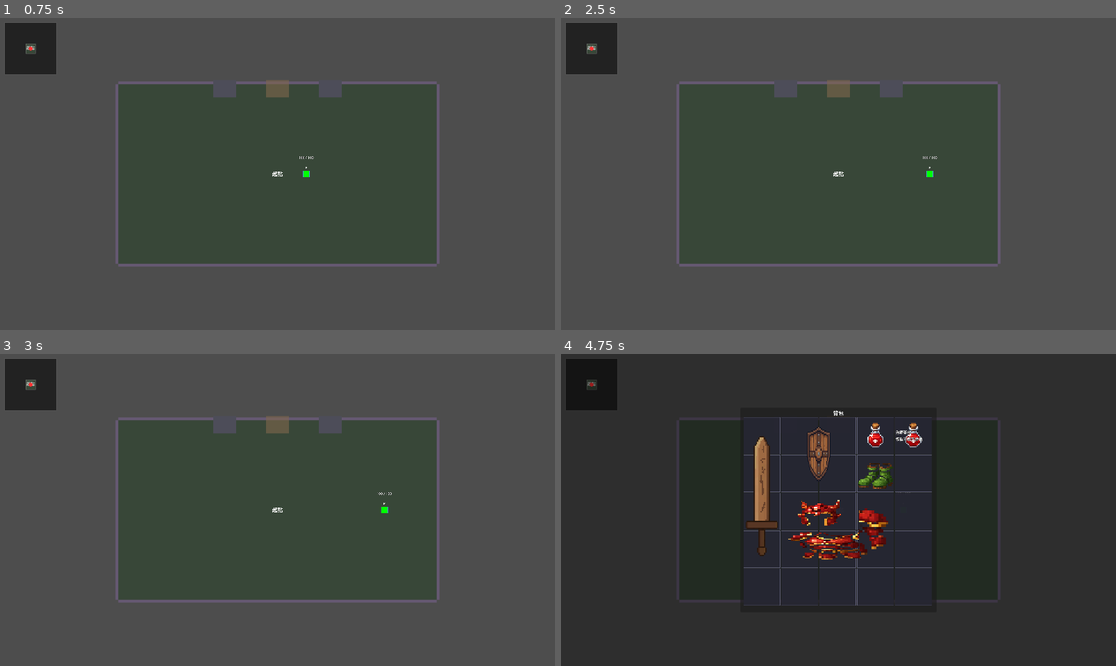
Above: before the commit, frames 1-4 (two rows, left to right).
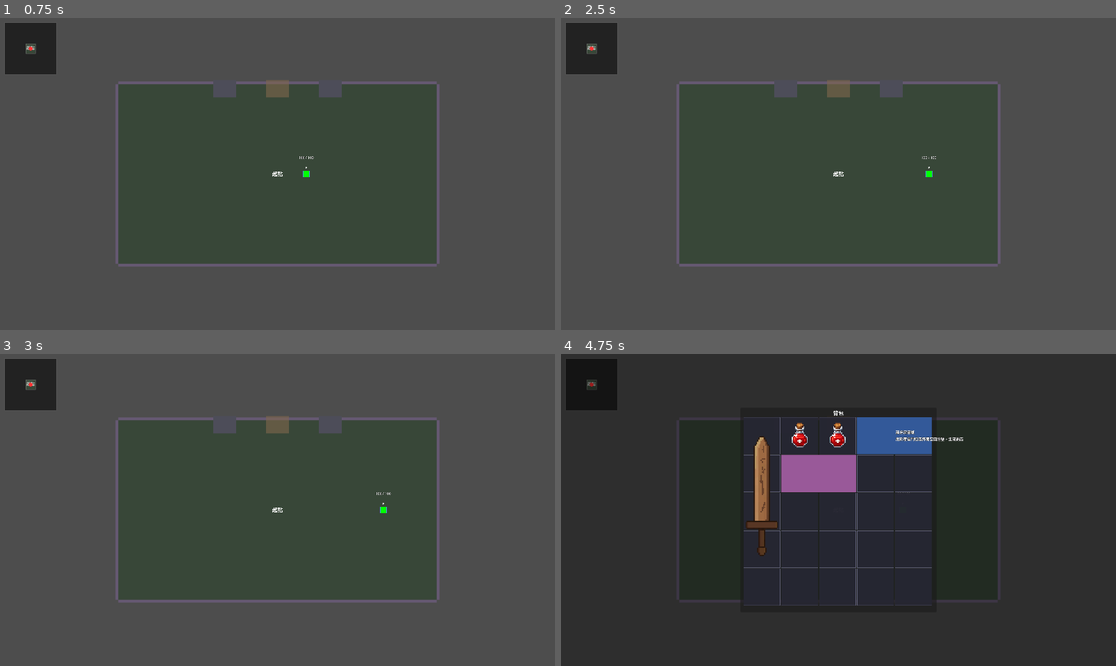
Above: after the commit, the same moments.

Repository: benson94879453/0415
Game: Godot game, scene res://game/objects/dungeon/dungeon.tscn
Same seed, same stepped clock (60 frames per second), same inputs: the game is played once before the commit and once after it. This scene is started directly instead of the project's main scene.
Inputs (mouse positions are in pixels of both pictures, inside the frame that each line leads up to):
- Up to frame 1 (0.75 s): tap Enter (start) at 0.5 s; move the mouse to (399, 158) at 0.52 s; hold D (move_right) from 0.53 s (still down); hold Space (dodge) from 0.53 s (still down); click (399, 158) at 0.67 s
- Up to frame 2 (2.5 s): release D (move_right) at 1.25 s; release Space (dodge) at 1.25 s; drag from (727, 189) to (783, 89) at 1.27 s; tap Enter (start) at 2 s; move the mouse to (894, 105) at 2.02 s; hold D (move_right) from 2.03 s (still down); hold E (interact) from 2.03 s (still down)
- Up to frame 3 (3 s): release D (move_right) at 2.75 s; release E (interact) at 2.75 s; tap Enter (start) at 2.75 s; drag from (249, 572) to (277, 425) at 2.77 s
- Up to frame 4 (4.75 s): tap Enter (start) at 3.5 s; move the mouse to (1005, 556) at 3.52 s; hold A (move_left) 3.53-4.25 s; tap R at 3.6 s; tap T (inventory) at 4.15 s; drag from (672, 463) to (894, 425) at 4.27 s

Frame 1 is identical in both runs. In frame 2, less than 0.1% of the frame differs, in the area x 65-68%, y 44-52%; in frame 3, less than 0.1%; in frame 4, 5.5%, in the area x 39-73%, y 20-66%.

Commit message:
feat(dungeon): add blueprint rewards for cleared rooms
Seed 2 random blueprints at start. Grant 1 random blueprint from
allowed pool on first clear of MONSTER/ELITE rooms. Guard against
duplicate rewards via reward_granted flag.

Diff:
--- a/game/objects/dungeon/dungeon.gd
+++ b/game/objects/dungeon/dungeon.gd
@@ -54,14 +54,12 @@
 	# 初始化背包數值評估器
 	InventoryEvaluator.setup(_player_inventory)
 
-	# 測試用：放入一些初始物品
+	# 初始物品：基礎戰鬥物品 + 2 個隨機藍圖
 	_player_inventory.add_item(ItemInstance.new("wooden_sword"))
-	_player_inventory.add_item(ItemInstance.new("wooden_shield"))
 	_player_inventory.add_item(ItemInstance.new("health_potion"))
 	_player_inventory.add_item(ItemInstance.new("health_potion"))
-	_player_inventory.add_item(ItemInstance.new("swift_boots"))
-	_player_inventory.add_item(ItemInstance.new("dragon_set_helm"))
-	_player_inventory.add_item(ItemInstance.new("dragon_set_armor"))
+	_player_inventory.add_item(ItemInstance.new(_random_blueprint_id()))
+	_player_inventory.add_item(ItemInstance.new(_random_blueprint_id()))
 
 
 ## 根據 RoomData 建立 DungeonRoom 節點
@@ -73,6 +71,7 @@
 	room.position = DungeonRoom.grid_to_world(data.grid_pos)
 	rooms_container.add_child(room)
 	room.set_player(player)
+	room.room_cleared.connect(_on_room_cleared)
 	_bind_room_doors(room)
 	_room_nodes[data.grid_pos] = room
 	return room
@@ -334,3 +333,26 @@
 		item.item_id,
 	])
 	# 藍圖消耗 — 不返還背包
+
+
+## 獲取隨機藍圖 ID（獎勵池）
+func _random_blueprint_id() -> String:
+	var pool = ["bp_monster_room", "bp_elite_room", "bp_shop_room"]
+	return pool[randi() % pool.size()]
+
+
+## 處理房間清除事件：為 MONSTER / ELITE 房間首次清除時發放藍圖獎勵
+func _on_room_cleared(room: DungeonRoom) -> void:
+	# 防止重複發放獎勵
+	if room.reward_granted:
+		return
+	# 只對 MONSTER 和 ELITE 房間發放獎勵
+	if room.room_type != DungeonRoom.RoomType.MONSTER and room.room_type != DungeonRoom.RoomType.ELITE:
+		return
+	# 標記獎勵已發放
+	room.reward_granted = true
+	# 發放隨機藍圖
+	var blueprint_id = _random_blueprint_id()
+	var blueprint_item = ItemInstance.new(blueprint_id)
+	_player_inventory.add_item(blueprint_item)
+	print("[Dungeon] Blueprint reward: %s granted for clearing room" % blueprint_id)
